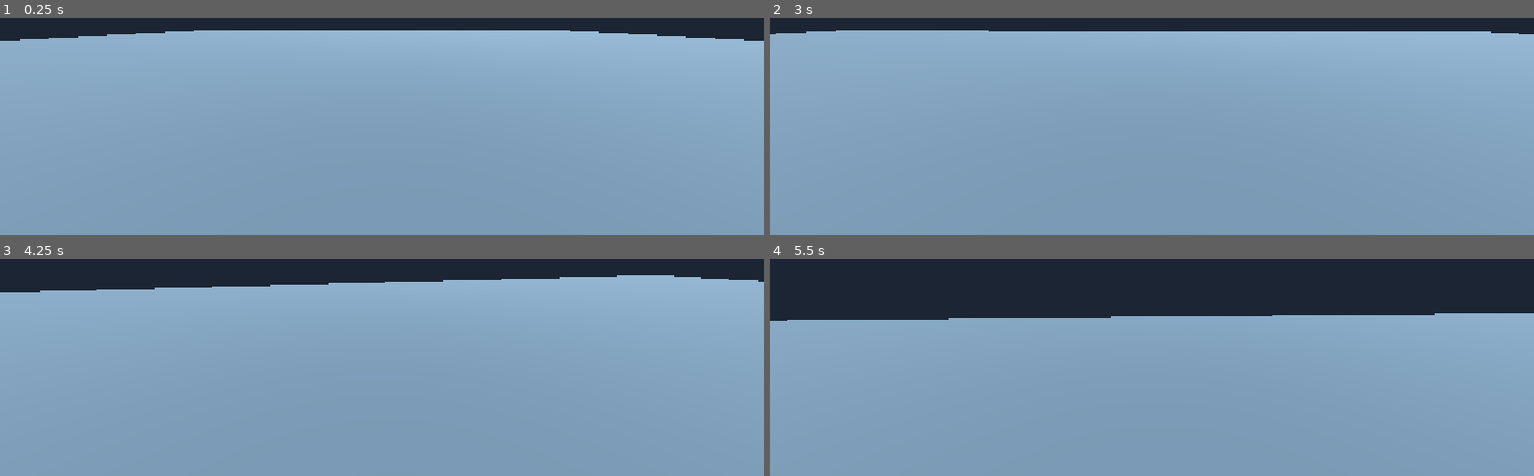
Above: before the commit, frames 1-4 (two rows, left to right).
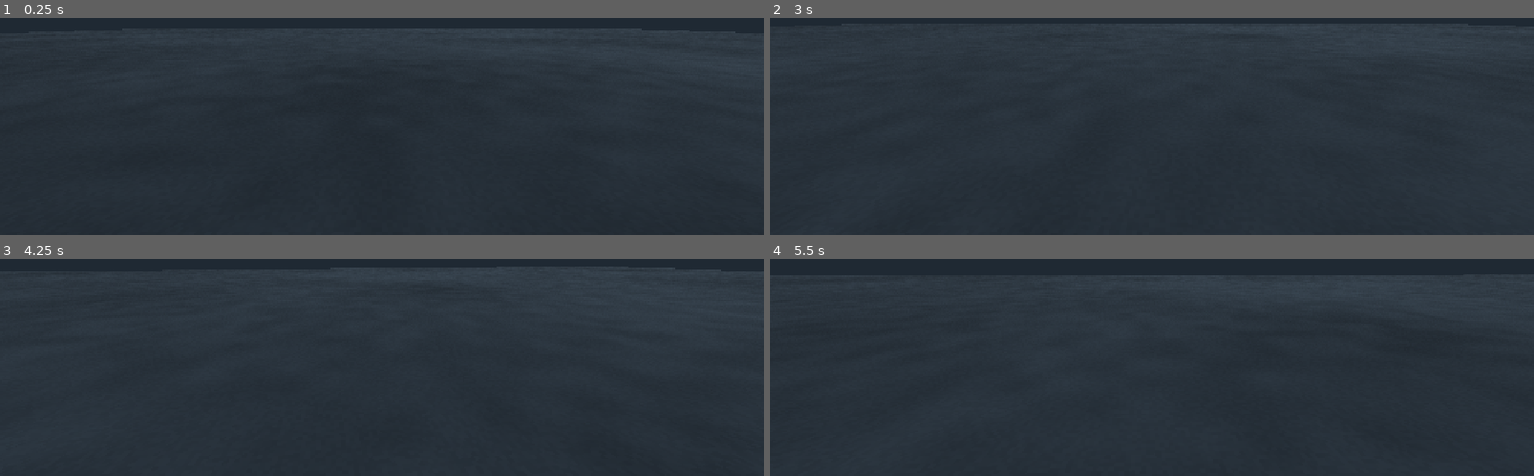
Above: after the commit, the same moments.

Repository: g5-j/hnqrstation
Game: Godot game, scene res://scenes/main.tscn
Two runs of this game, one before a commit and one after it. Both use one fixed random seed, a clock stepped at 60 frames per second and the inputs below.
Inputs (mouse positions are in pixels of both pictures, inside the frame that each line leads up to):
- Up to frame 1 (0.25 s): no input
- Up to frame 2 (3 s): tap Enter at 0.5 s; move the mouse to (1190, 20) at 0.52 s; hold Shift 0.53-1.28 s; hold W from 0.53 s (still down); click (1190, 20) at 0.67 s; tap Space at 0.77, 1.52 s; move the mouse to (1113, 22) at 1.27 s; tap Shift at 1.35, 2.85 s; click (1113, 22) at 1.42 s; move the mouse to (outside the picture) at 2.02 s; hold Shift 2.03-2.78 s; click (outside the picture) at 2.17 s; move the mouse to (1144, 26) at 2.77 s; click (1144, 26) at 2.92 s
- Up to frame 3 (4.25 s): keep holding W; tap Space at 3.02, 3.5, 3.77 s; move the mouse to (435, 267) at 3.52 s; hold Shift from 3.53 s (still down); click (435, 267) at 3.67 s
- Up to frame 4 (5.5 s): keep holding W; move the mouse to (outside the picture) at 4.27 s; release Shift at 4.28 s; tap Shift at 4.35 s; click (outside the picture) at 4.42 s; tap Space at 4.52 s; move the mouse to (1159, 261) at 5.02 s; hold Shift from 5.03 s (still down); click (1159, 261) at 5.17 s

The runs differ from the first frame. In frame 1, 93% of the frame differs, in the area x 0-100%, y 4-100%; in frame 2, 95%, in the area x 0-100%, y 2-100%; in frame 3, 91%; in frame 4, 77%.

Commit message:
Improve realistic world scale, capsule player, and lightweight ground shader

Diff:
--- a/project.godot
+++ b/project.godot
@@ -1,5 +1,5 @@
 ; Engine configuration file.
-; The project starts in a first-person test environment.
+; World scale: 1 Godot unit = 1 metre.
 
 config_version=5
 
@@ -26,3 +26,5 @@
 
 rendering_device/driver.windows="d3d12"
 renderer/rendering_method="mobile"
+textures/default_filters/use_nearest_mipmap_filter=false
+environment/defaults/default_clear_color=Color(0.12, 0.16, 0.2, 1)
--- a/scenes/main.tscn
+++ b/scenes/main.tscn
@@ -1,65 +1,90 @@
-[gd_scene load_steps=8 format=3]
+[gd_scene load_steps=10 format=3]
 
 [ext_resource type="Script" path="res://scripts/player_controller.gd" id="1_player"]
 [ext_resource type="Script" path="res://scripts/touch_controls.gd" id="2_touch"]
+[ext_resource type="Shader" path="res://shaders/ground_surface.gdshader" id="3_ground_shader"]
 
 [sub_resource type="Environment" id="Environment_default"]
 background_mode = 1
-background_color = Color(0.105, 0.145, 0.2, 1)
+background_color = Color(0.12, 0.16, 0.2, 1)
 ambient_light_source = 2
 ambient_light_color = Color(0.72, 0.78, 0.88, 1)
-ambient_light_energy = 0.7
+ambient_light_energy = 0.68
 tonemap_mode = 2
+glow_enabled = false
+volumetric_fog_enabled = false
 
-[sub_resource type="StandardMaterial3D" id="Material_floor"]
-albedo_color = Color(0.24, 0.29, 0.32, 1)
-roughness = 0.92
+[sub_resource type="ShaderMaterial" id="GroundMaterial"]
+shader = ExtResource("3_ground_shader")
 
-[sub_resource type="BoxMesh" id="BoxMesh_floor"]
-material = SubResource("Material_floor")
-size = Vector3(60, 0.5, 60)
+[sub_resource type="BoxMesh" id="FloorMesh"]
+material = SubResource("GroundMaterial")
+size = Vector3(100, 0.2, 100)
 
-[sub_resource type="BoxShape3D" id="BoxShape_floor"]
-size = Vector3(60, 0.5, 60)
+[sub_resource type="BoxShape3D" id="FloorShape"]
+size = Vector3(100, 0.2, 100)
 
-[sub_resource type="CapsuleShape3D" id="CapsuleShape_player"]
-radius = 0.35
+[sub_resource type="CapsuleShape3D" id="PlayerShape"]
+radius = 0.32
 height = 1.8
+
+[sub_resource type="CapsuleMesh" id="PlayerMesh"]
+radius = 0.32
+height = 1.8
+radial_segments = 12
+rings = 6
+
+[sub_resource type="StandardMaterial3D" id="PlayerMaterial"]
+albedo_color = Color(0.12, 0.42, 0.62, 1)
+roughness = 0.82
 
 [node name="Main" type="Node3D"]
 
 [node name="WorldEnvironment" type="WorldEnvironment" parent="."]
 environment = SubResource("Environment_default")
 
-[node name="DirectionalLight3D" type="DirectionalLight3D" parent="."]
-rotation_degrees = Vector3(-52, -28, 0)
+[node name="Sun" type="DirectionalLight3D" parent="."]
+rotation_degrees = Vector3(-48, -32, 0)
 light_energy = 1.15
 shadow_enabled = true
+shadow_bias = 0.04
+directional_shadow_max_distance = 60.0
 
 [node name="Floor" type="StaticBody3D" parent="."]
-position = Vector3(0, -0.25, 0)
+position = Vector3(0, -0.1, 0)
 
 [node name="FloorMesh" type="MeshInstance3D" parent="Floor"]
-mesh = SubResource("BoxMesh_floor")
+mesh = SubResource("FloorMesh")
 
 [node name="CollisionShape3D" type="CollisionShape3D" parent="Floor"]
-shape = SubResource("BoxShape_floor")
+shape = SubResource("FloorShape")
 
 [node name="Player" type="CharacterBody3D" parent="."]
-position = Vector3(0, 0.02, 8)
+position = Vector3(0, 0.0, 8)
+collision_layer = 2
+collision_mask = 1
+floor_snap_length = 0.25
 script = ExtResource("1_player")
 
 [node name="CollisionShape3D" type="CollisionShape3D" parent="Player"]
 position = Vector3(0, 0.9, 0)
-shape = SubResource("CapsuleShape_player")
+shape = SubResource("PlayerShape")
+
+[node name="CapsuleVisual" type="MeshInstance3D" parent="Player"]
+position = Vector3(0, 0.9, 0)
+layers = 2
+mesh = SubResource("PlayerMesh")
+surface_material_override/0 = SubResource("PlayerMaterial")
 
 [node name="Head" type="Node3D" parent="Player"]
-position = Vector3(0, 1.58, 0)
+position = Vector3(0, 1.62, 0)
 
 [node name="Camera3D" type="Camera3D" parent="Player/Head"]
 current = true
-fov = 85.0
+cull_mask = 1
+fov = 80.0
 near = 0.05
+far = 250.0
 
 [node name="TouchControls" type="CanvasLayer" parent="."]
 script = ExtResource("2_touch")
--- a/scripts/player_controller.gd
+++ b/scripts/player_controller.gd
@@ -1,16 +1,17 @@
 extends CharacterBody3D
-## Basic first-person controller for keyboard/mouse and Android touch controls.
+## First-person controller. World distances and speeds are measured in metres and m/s.
 
-@export_category("Movement")
-@export var walk_speed: float = 5.0
-@export var sprint_speed: float = 8.0
-@export var jump_velocity: float = 4.5
-@export var ground_acceleration: float = 22.0
-@export var air_acceleration: float = 7.0
+@export_category("Movement (metres per second)")
+@export var walk_speed: float = 4.5
+@export var sprint_speed: float = 7.0
+@export var jump_velocity: float = 4.2
+@export var ground_acceleration: float = 18.0
+@export var air_acceleration: float = 5.0
 
-@export_category("Look")
-@export_range(0.0005, 0.01, 0.0001) var mouse_sensitivity: float = 0.0025
-@export_range(60.0, 100.0, 1.0) var camera_fov: float = 85.0
+@export_category("Camera")
+@export_range(0.0005, 0.01, 0.0001) var mouse_sensitivity: float = 0.0022
+@export_range(60.0, 100.0, 1.0) var camera_fov: float = 80.0
+@export_range(1.4, 1.8, 0.01) var eye_height: float = 1.62
 
 @onready var head: Node3D = $Head
 @onready var camera: Camera3D = $Head/Camera3D
@@ -23,6 +24,8 @@
 
 func _ready() -> void:
 	camera.fov = camera_fov
+	head.position.y = eye_height
+	floor_snap_length = 0.25
 	if not DisplayServer.is_touchscreen_available():
 		Input.mouse_mode = Input.MOUSE_MODE_CAPTURED
 
--- /dev/null
+++ b/shaders/ground_surface.gdshader
@@ -0,0 +1,43 @@
+shader_type spatial;
+render_mode diffuse_burley, specular_schlick_ggx;
+
+varying vec3 world_position;
+
+float hash_2d(vec2 p) {
+	return fract(sin(dot(p, vec2(127.1, 311.7))) * 43758.5453);
+}
+
+float value_noise(vec2 p) {
+	vec2 i = floor(p);
+	vec2 f = fract(p);
+	f = f * f * (3.0 - 2.0 * f);
+
+	float a = hash_2d(i);
+	float b = hash_2d(i + vec2(1.0, 0.0));
+	float c = hash_2d(i + vec2(0.0, 1.0));
+	float d = hash_2d(i + vec2(1.0, 1.0));
+
+	return mix(mix(a, b, f.x), mix(c, d, f.x), f.y);
+}
+
+void vertex() {
+	world_position = (MODEL_MATRIX * vec4(VERTEX, 1.0)).xyz;
+}
+
+void fragment() {
+	vec2 ground_uv = world_position.xz;
+
+	float broad_variation = value_noise(ground_uv * 0.16);
+	float medium_variation = value_noise(ground_uv * 1.8);
+	float fine_grain = hash_2d(floor(ground_uv * 24.0));
+
+	float surface_noise = broad_variation * 0.48
+		+ medium_variation * 0.34
+		+ fine_grain * 0.18;
+
+	vec3 asphalt_color = vec3(0.105, 0.12, 0.13);
+	ALBEDO = asphalt_color * (0.78 + surface_noise * 0.34);
+	ROUGHNESS = 0.94;
+	METALLIC = 0.0;
+	SPECULAR = 0.16;
+}
